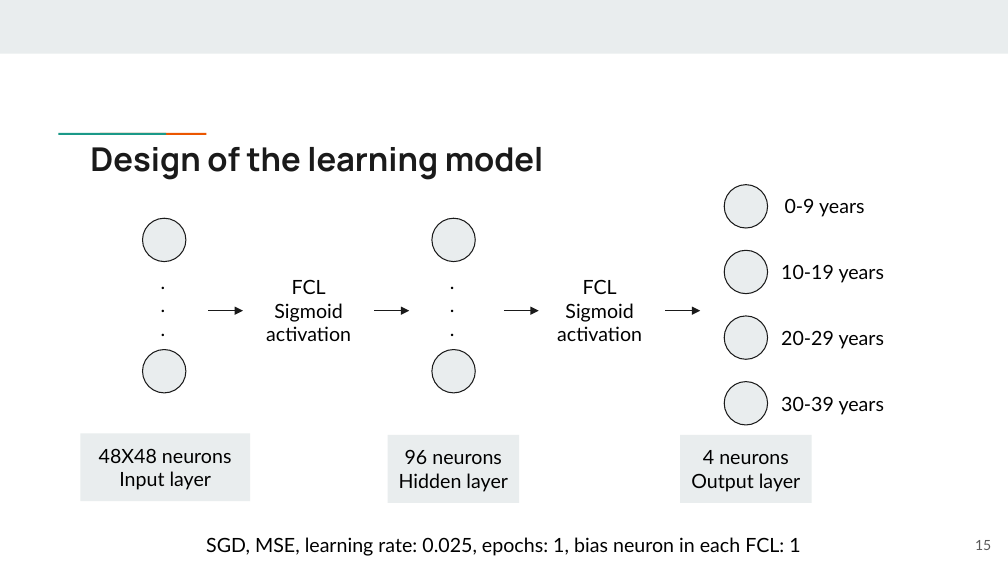
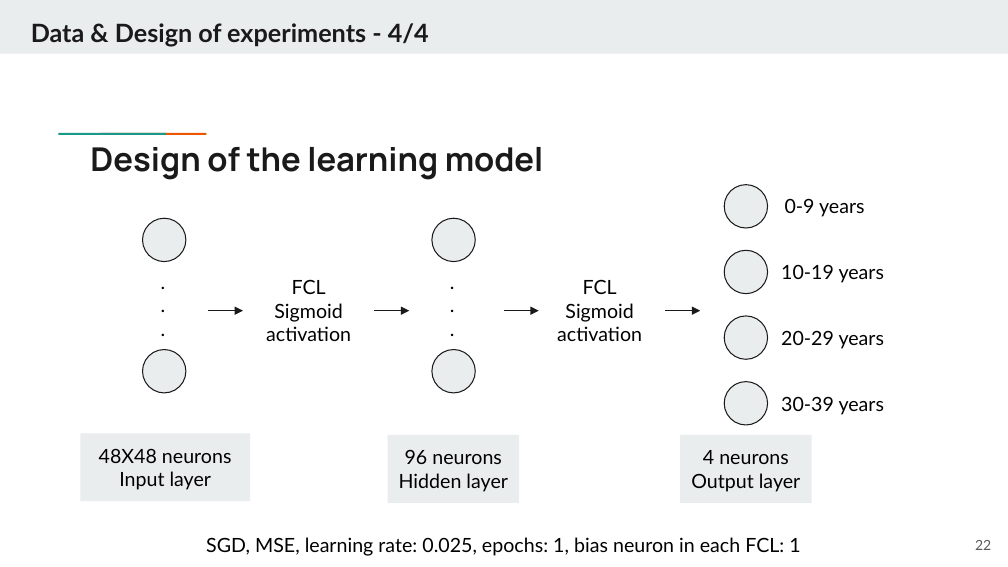
Before and after one commit to Roy160398/-Z-Fed---A-ZKP-Federated-Framework-to-Support-Balanced-Learning, a slide deck: slide 22 of docs/documentation/viva-presentation.pptx (slide 15 before the commit). Drawn at 1008x567 pixels with LibreOffice and Linux fonts; fonts in the diff are those of the drawing. Boxes give left, top, right and bottom in pixels: in the first picture for what was removed or moved away, otherwise in the second. Text is boxed around its words. In the diff, an @@ line names an element or a change of style, - is before the commit and + after.

```diff
--- a/docs/documentation/viva-presentation.pptx
+++ b/docs/documentation/viva-presentation.pptx
@@ text added at (x1=31, y1=23, x2=429, y2=47), 18 pt, text #1A1A1A, bold @@
+Data & Design of experiments - 4/4
@@ page number at (x1=975, y1=540, x2=991, y2=550): text changed @@
-15
+22
```
Also in this commit, not shown: 22 other slides changed, 7 slides added, 2 slides removed.
